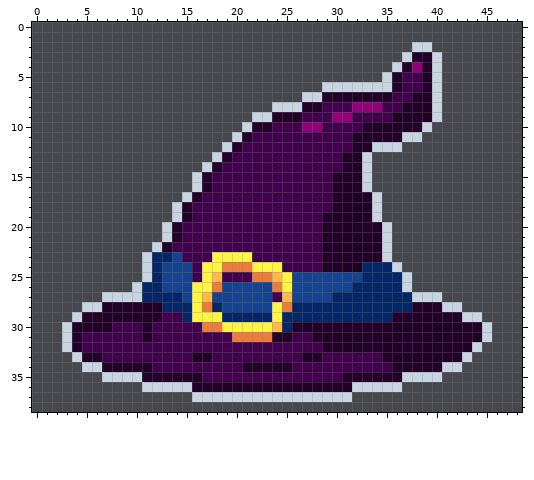
A pixel-art file gets an edit: docs/assets/hat.ase. The picture above is the old version.
49x39 pixels, 1 frame.
The same view after the edit:
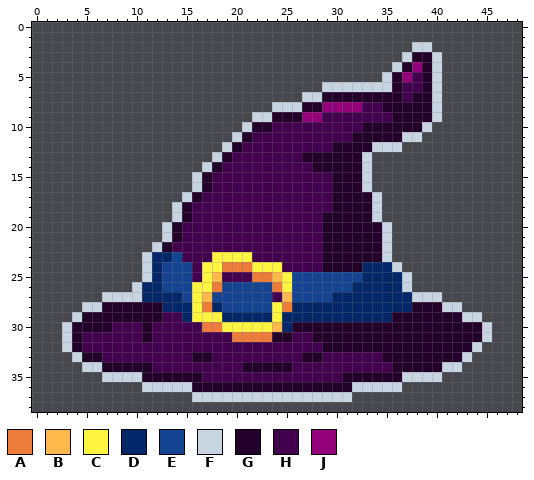
Palette (. is transparent): A #ed7b39  B #ffb84a  C #fff540  D #032769  E #144491  F #c7d4e1  G #220029  H #42004e  J #94007a
Diff:
--- layer "Layer 5"
@@ x 25..39 @@
  4 ...........FGJG
- 5 ..........FGHHG
+ 5 ..........FGJHG
  6 ....FFFFFFFGHHG
- 7 ..FFGGGGGGGHHGG
- 8 FFGGHHHJJJHHGGG
- 9 GGHHHJJHHHHGGGG
-10 HHJJHHHHGGGGGGF
+ 7 ..FFGGGGGGGGHGG
+ 8 FFGGJJJJHHGGGGG
+ 9 GGJJHHHHHHHGGGG
+10 HHHHHHHHGGGGGGF
 11 HHHHHHHGGGGGFF.
-12 HHHHHHHGGFFF...
-13 HHHHHHGGF......
-14 HHHHHHGGF......
+12 HHHHHGGGGFFF...
+13 HHGGGGGGF......
+14 HHHGGGGGF......
 15 HHHHHGGGF......
Where, in picture pixels (left, top, right, bottom), the same in both pictures:
changed: (302, 72, 412, 172)
